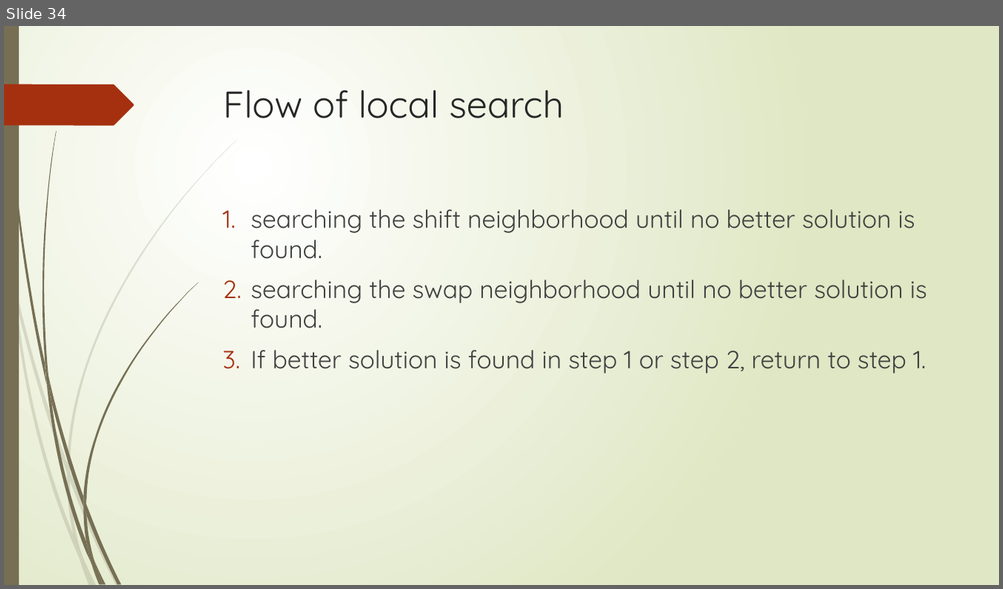
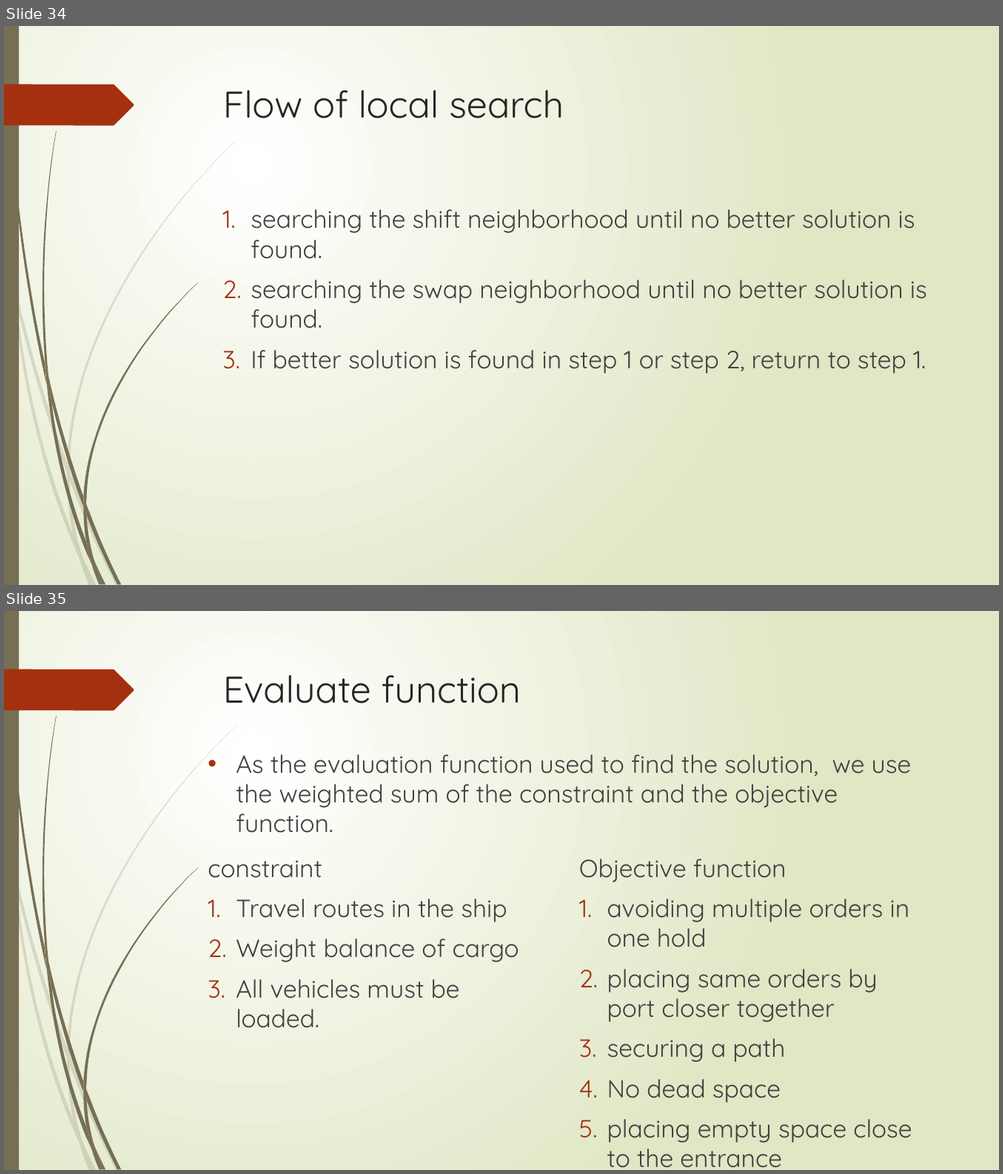
Before and after one commit to r-kurosu/kline_new, a slide deck: 竹田_修論発表.pptx. Shown one above the other, each under a label of ours: slide 34 before the commit, slides 34 and 35 after it. The pictures are 1003x589 and 1003x1174 pixels, drawn with LibreOffice and Linux fonts; fonts in the diff are those of the drawing. Boxes give left, top, right and bottom in pixels: in the first picture for what was removed or moved away, otherwise in the second. Text is boxed around its words. In the diff, an @@ line names an element or a change of style, - is before the commit and + after.

```diff
--- a/竹田_修論発表.pptx
+++ b/竹田_修論発表.pptx
@@ slide 35 added at (x1=4, y1=611, x2=999, y2=1170), background gradient #FFFFFF to #DFE8C4; not listed: 24 template elements that a slide beside it also shows @@
@@ title added at (x1=223, y1=675, x2=521, y2=703), 36 pt, text #262626 @@
+Evaluate function
@@ text added at (x1=236, y1=755, x2=911, y2=833), 24 pt, text #404040 @@
+• As the evaluation function used to find the solution, we use the weighted sum of the constraint and the objective function.
@@ text added at (x1=208, y1=860, x2=519, y2=1028), 24 pt, text #404040 @@
+constraint
+1. Travel routes in the ship
+2. Weight balance of cargo
+3. All vehicles must be loaded.
@@ text added at (x1=579, y1=859, x2=911, y2=1168), 24 pt, text #404040 @@
+Objective function
+1. avoiding multiple orders in one hold
+2. placing same orders by port closer together
+3. securing a path
+4. No dead space
+5. placing empty space close to the entrance
```
Also in this commit, not shown: 7 slides changed, 1 other slide added.
